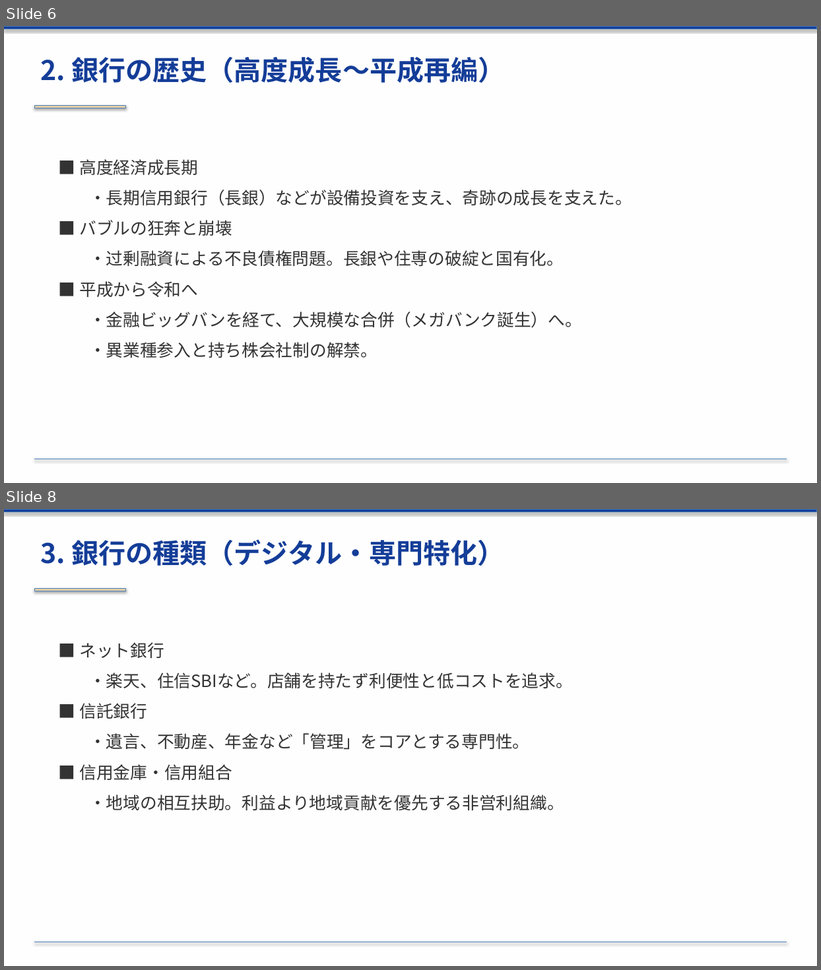
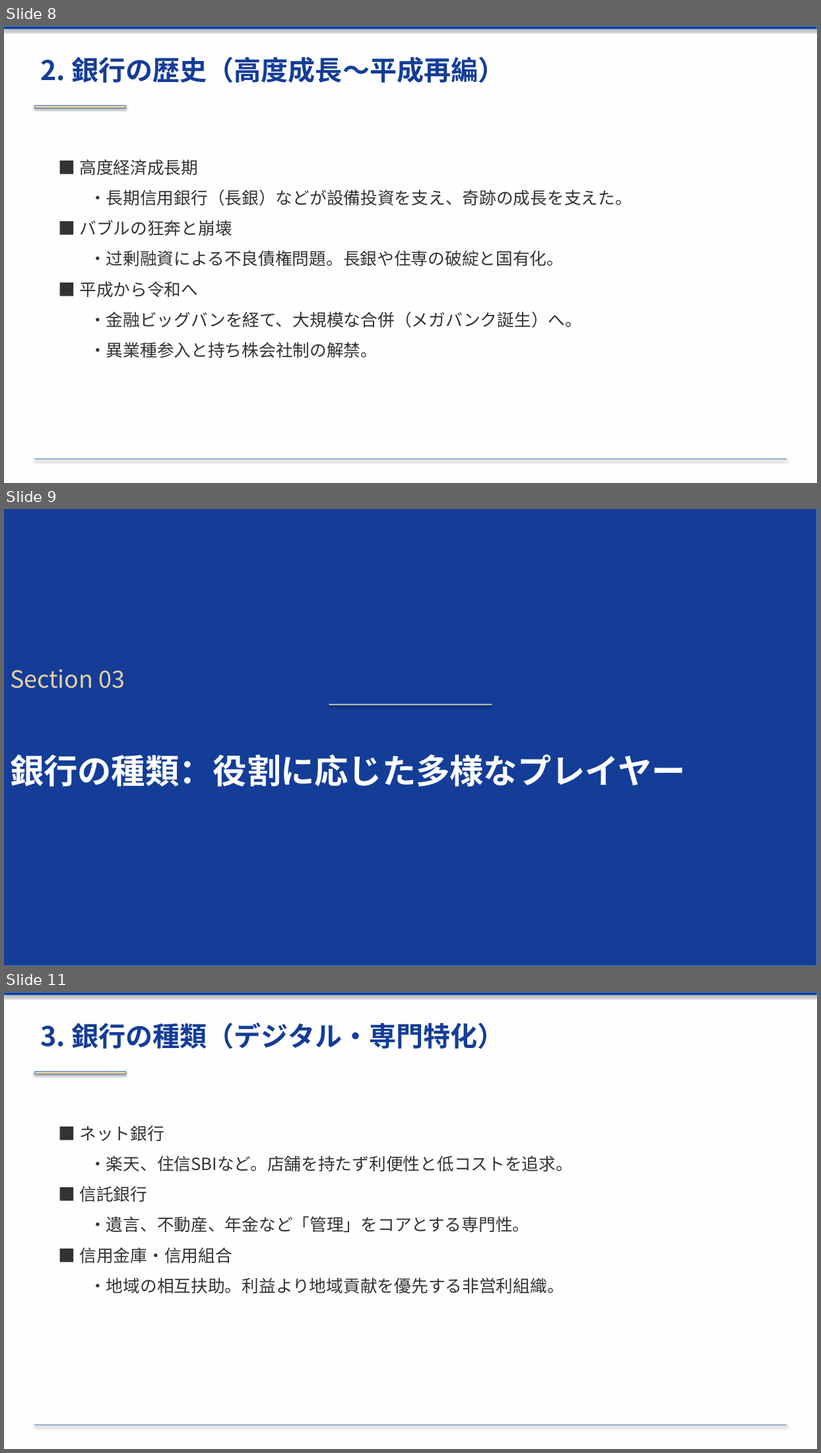
Before and after one commit to xilicrysta/bank-pptx, a slide deck: bank_industry_presentation.pptx. Shown one above the other, each under a label of ours: slides 6 and 8 before the commit, slides 8, 9 and 11 after it; the slides between them are not shown. The pictures are 821x970 and 821x1453 pixels, drawn with LibreOffice and Linux fonts; fonts in the diff are those of the drawing. Boxes give left, top, right and bottom in pixels: in the first picture for what was removed or moved away, otherwise in the second. Text is boxed around its words. In the diff, an @@ line names an element or a change of style, - is before the commit and + after.

```diff
--- a/bank_industry_presentation.pptx
+++ b/bank_industry_presentation.pptx
@@ slide 9 added at box(4, 509, 817, 966), background #FFFFFF @@
@@ rectangle added at box(4, 509, 817, 966), fill #143D98, outline #4B7EBC 0.75 pt @@
@@ text added at box(10, 669, 125, 689), 28 pt, text #E6D0A4 @@
+Section 03
@@ rectangle added at box(329, 704, 492, 706), fill #E6D0A4, outline #4B7EBC 0.75 pt @@
@@ text added at box(10, 755, 686, 787), 40 pt, text #FEFEFE, bold @@
+銀行の種類：役割に応じた多様なプレイヤー
@@ what was slide 6 is now slide 8 @@
@@ what was slide 8 is now slide 11 @@
```
Also in this commit, not shown: 2 slides changed, 5 other slides added, 1 other file.
